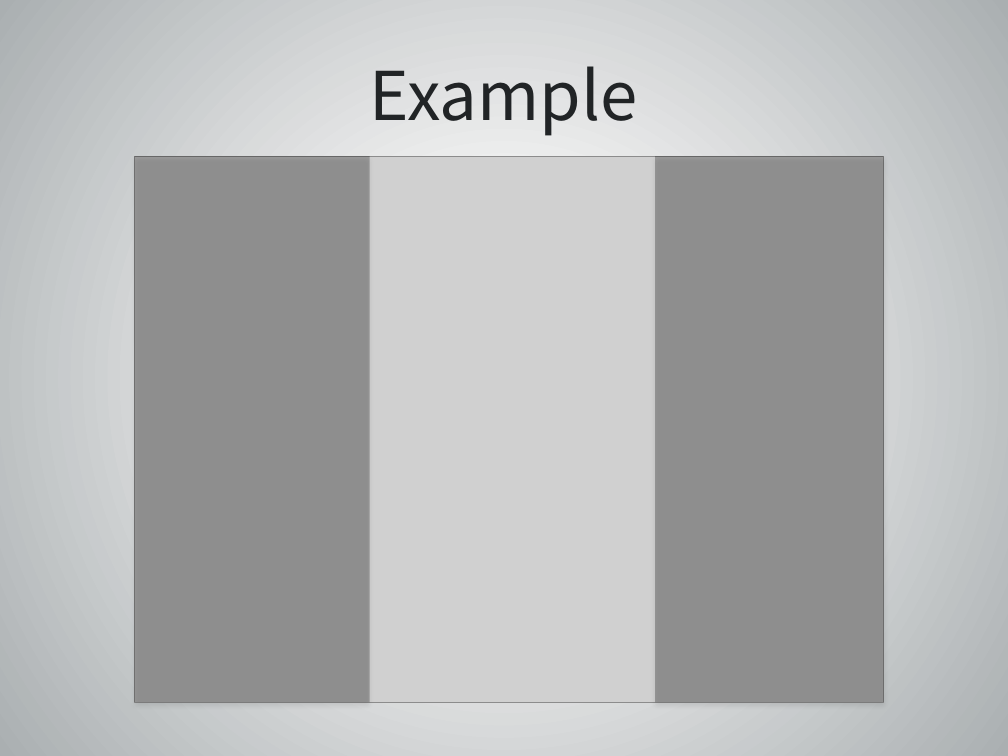
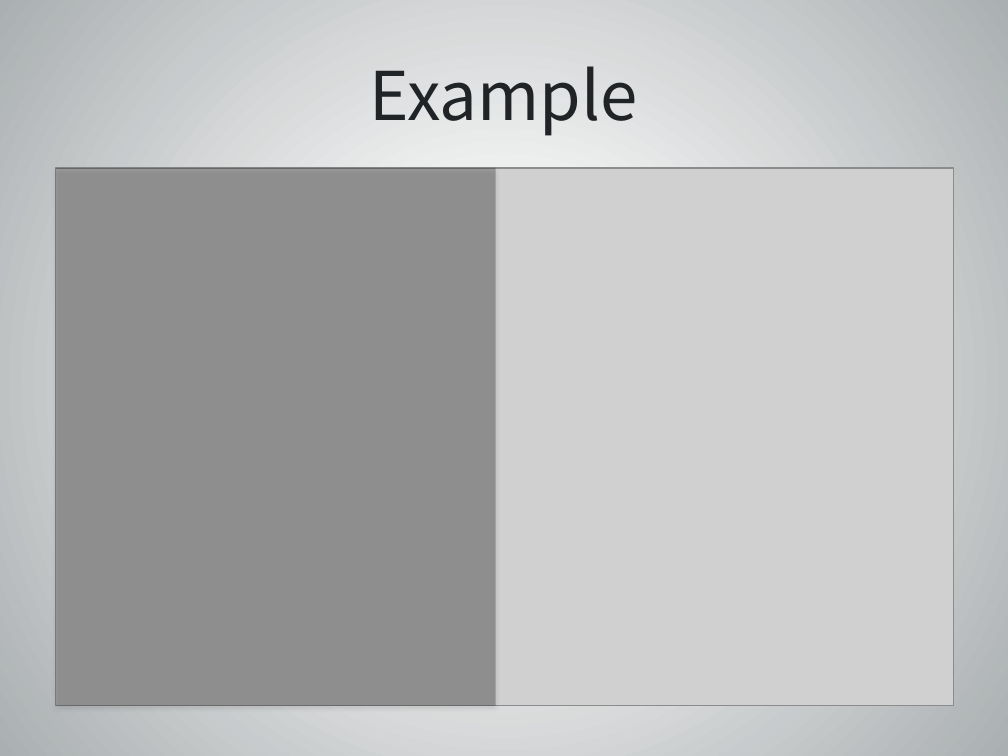
Before and after one commit to yelper/yukon, a slide deck: slide 23 of Presentation/yukon final presentation.pptx. Drawn at 1008x756 pixels with LibreOffice and Linux fonts; fonts in the diff are those of the drawing; grey boxes stand for pictures. Boxes give left, top, right and bottom in pixels: in the first picture for what was removed or moved away, otherwise in the second. Text is boxed around its words. In the diff, an @@ line names an element or a change of style, - is before the commit and + after.

```diff
--- a/Presentation/yukon final presentation.pptx
+++ b/Presentation/yukon final presentation.pptx
@@ rectangle: place and size @@
-rectangle at bbox=[134, 156, 369, 703]
+rectangle at bbox=[55, 168, 495, 706]
@@ picture: place and size @@
-picture at bbox=[134, 156, 883, 703]
+picture at bbox=[55, 168, 954, 706]
@@ rectangle removed at bbox=[655, 156, 884, 703] @@
```
Also in this commit, not shown: 3 other slides changed.
